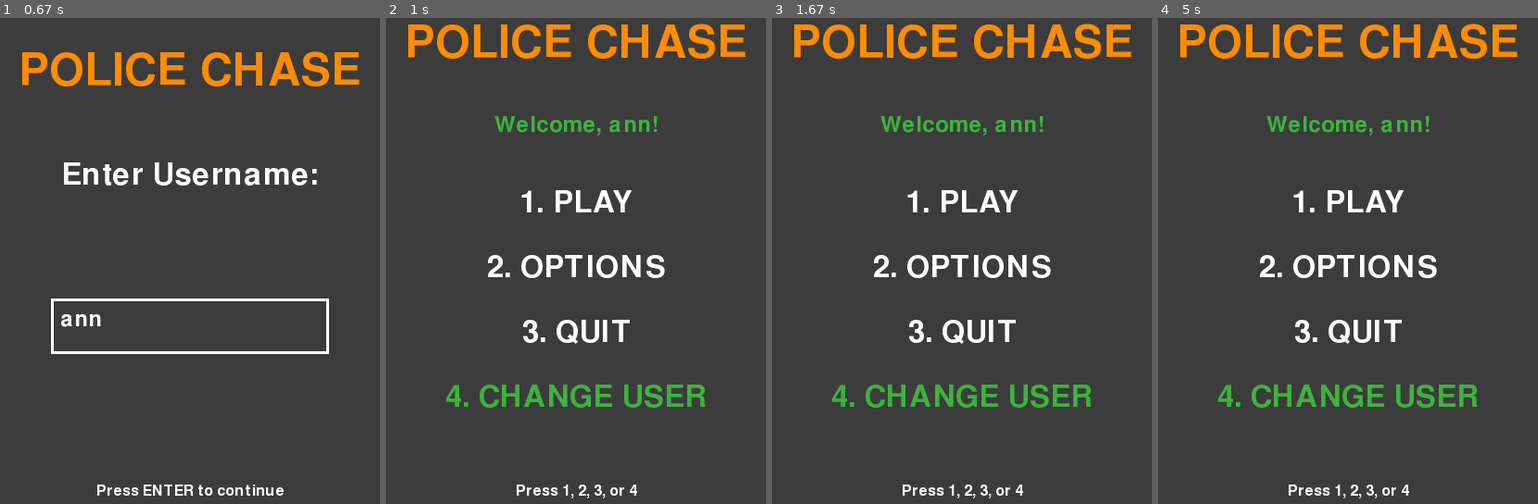
Above: before the commit, frames 1-4 (left to right).
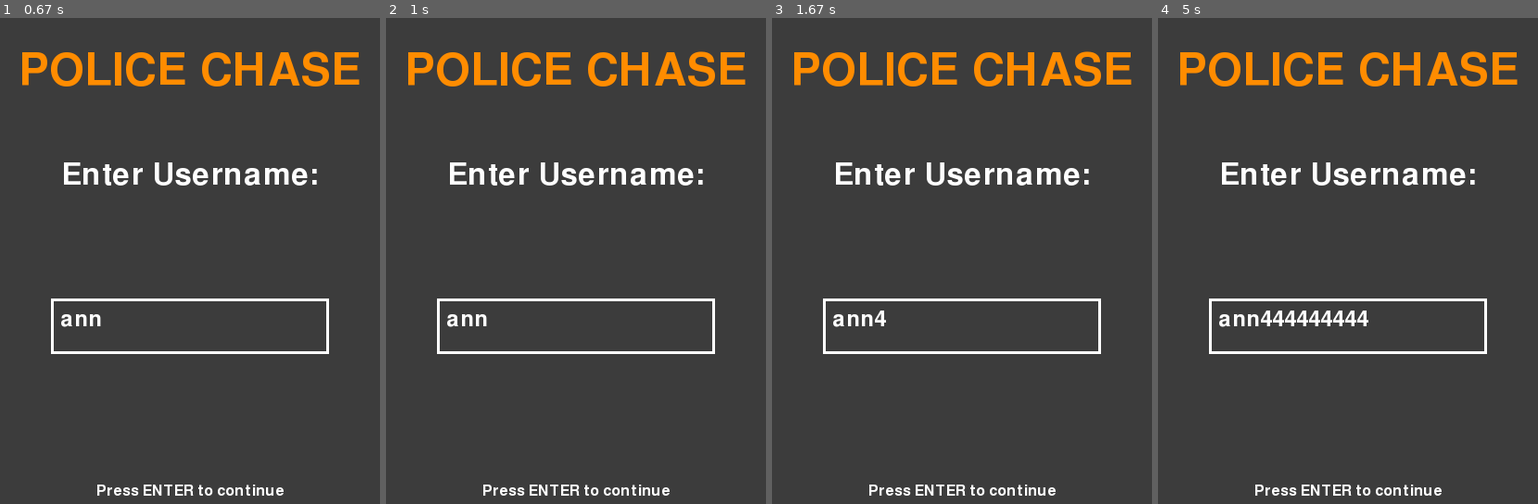
Above: after the commit, the same moments.

Repository: dwg1404-beep/pygame-internal
Game: pygame game, started from game.py
The game is run twice, just before and just after one commit, with the same random seed, the same clock (stepped at 60 frames per second) and the same inputs.
Inputs:
- Up to frame 1 (0.67 s): type "ann" at 0.33 s
- Up to frame 2 (1 s): tap Enter at 0.67 s; tap 4 at 0.88 s
- Up to frame 3 (1.67 s): hold 4 from 1.22 s (still down)
- Up to frame 4 (5 s): release 4 at 1.68 s; tap 4 at 2.87, 3.27, 3.57, 3.82, 4.15, 4.45, 4.65, 4.95 s

Frame 1 is identical in both runs. In frame 2, 12% of the frame differs, in the area x 5-95%, y 1-99%; in frame 3, 12%; in frame 4, 12%.

Commit message:
Merit V1.4

Diff:
--- a/game.py
+++ b/game.py
@@ -23,16 +23,12 @@
 DARK_GRAY = (60, 60, 60)
 LIGHT_GREEN = (60, 180, 60)
 
-# a data base for fonts needed
 font_large = pygame.font.Font(None, 72)
 font_medium = pygame.font.Font(None, 48)
 font_small = pygame.font.Font(None, 36)
 font_tiny = pygame.font.Font(None, 24)
 
-# --- ASSET DIRECTORY ---
 ASSETS_DIR = os.path.join(os.path.dirname(__file__), "assets")
-
-# --- HIGH SCORE STORAGE ---
 HIGHSCORE_FILE = os.path.join(os.path.dirname(__file__), "highscores.json")
 
 def load_highscores():
@@ -51,7 +47,6 @@
     except Exception:
         pass
 
-# --- BACKGROUND IMAGE HELPERS ---
 def ensure_background_image(name, generator, size=(WIDTH, HEIGHT), scale=True):
     path = os.path.join(ASSETS_DIR, name)
     if os.path.exists(path):
@@ -62,7 +57,6 @@
             return pygame.transform.scale(img, (WIDTH, HEIGHT)) if scale else img
         except Exception:
             pass
-
     surf = pygame.Surface(size)
     generator(surf)
     try:
@@ -71,7 +65,6 @@
         pass
     return pygame.transform.scale(surf, (WIDTH, HEIGHT)) if scale else surf
 
-# --- GRASS TEXTURE ---
 def _generate_grass_bg(surf):
     w, h = surf.get_size()
     surf.fill(GREEN)
@@ -88,7 +81,6 @@
 GRASS_TILE_SIZE = (200, 200)
 grass_bg = ensure_background_image("grass1.png", _generate_grass_bg, size=GRASS_TILE_SIZE, scale=False)
 
-# --- ASSET LOADING ---
 def load_asset(name, color):
     try:
         path = os.path.join(ASSETS_DIR, name)
@@ -103,7 +95,6 @@
 car_img = load_asset("carok.png", BLUE)
 police_img = load_asset("policecar.png", RED)
 
-# --- GAME STATES ---
 class GameState:
     LOGIN = 0
     MAIN_MENU = 1
@@ -138,7 +129,6 @@
 difficulty_multiplier = {1: 0.5, 2: 0.75, 3: 1.0, 4: 1.25, 5: 1.5}
 turn_speed_multiplier = {1: 0.5, 2: 0.75, 3: 1.0, 4: 1.25, 5: 1.5}
 
-# --- GAME STATE ---
 def reset():
     return {
         "x": 0, "y": 0, "angle": 0,
@@ -165,7 +155,6 @@
 spawn_obstacles(g)
 running = True
 
-# --- INPUT BOX ---
 class InputBox:
     def __init__(self, x, y, w, h):
         self.rect = pygame.Rect(x, y, w, h)
@@ -186,7 +175,6 @@
 
 input_box = InputBox(WIDTH//2 - 150, HEIGHT//2 + 50, 300, 60)
 
-# --- SCREENS ---
 def draw_login_screen():
     screen.fill(DARK_GRAY)
     title = font_large.render("POLICE CHASE", True, ORANGE)
@@ -209,7 +197,6 @@
     screen.blit(options_text, (WIDTH//2 - options_text.get_width()//2, 300))
     quit_text = font_medium.render("3. QUIT", True, WHITE)
     screen.blit(quit_text, (WIDTH//2 - quit_text.get_width()//2, 370))
-    # COMMIT 1: new menu option displayed
     change_text = font_medium.render("4. CHANGE USER", True, LIGHT_GREEN)
     screen.blit(change_text, (WIDTH//2 - change_text.get_width()//2, 440))
     hint = font_tiny.render("Press 1, 2, 3, or 4", True, WHITE)
@@ -387,7 +374,9 @@
                     current_state = GameState.OPTIONS
                 elif event.key == pygame.K_3:
                     running = False
-                # COMMIT 1: key 4 not yet handled - added in commit 2
+                # COMMIT 2: pressing 4 sends player back to the login screen
+                elif event.key == pygame.K_4:
+                    current_state = GameState.LOGIN
         elif current_state == GameState.LEVEL_SELECT:
             if event.type == pygame.KEYDOWN:
                 if event.key == pygame.K_1:
